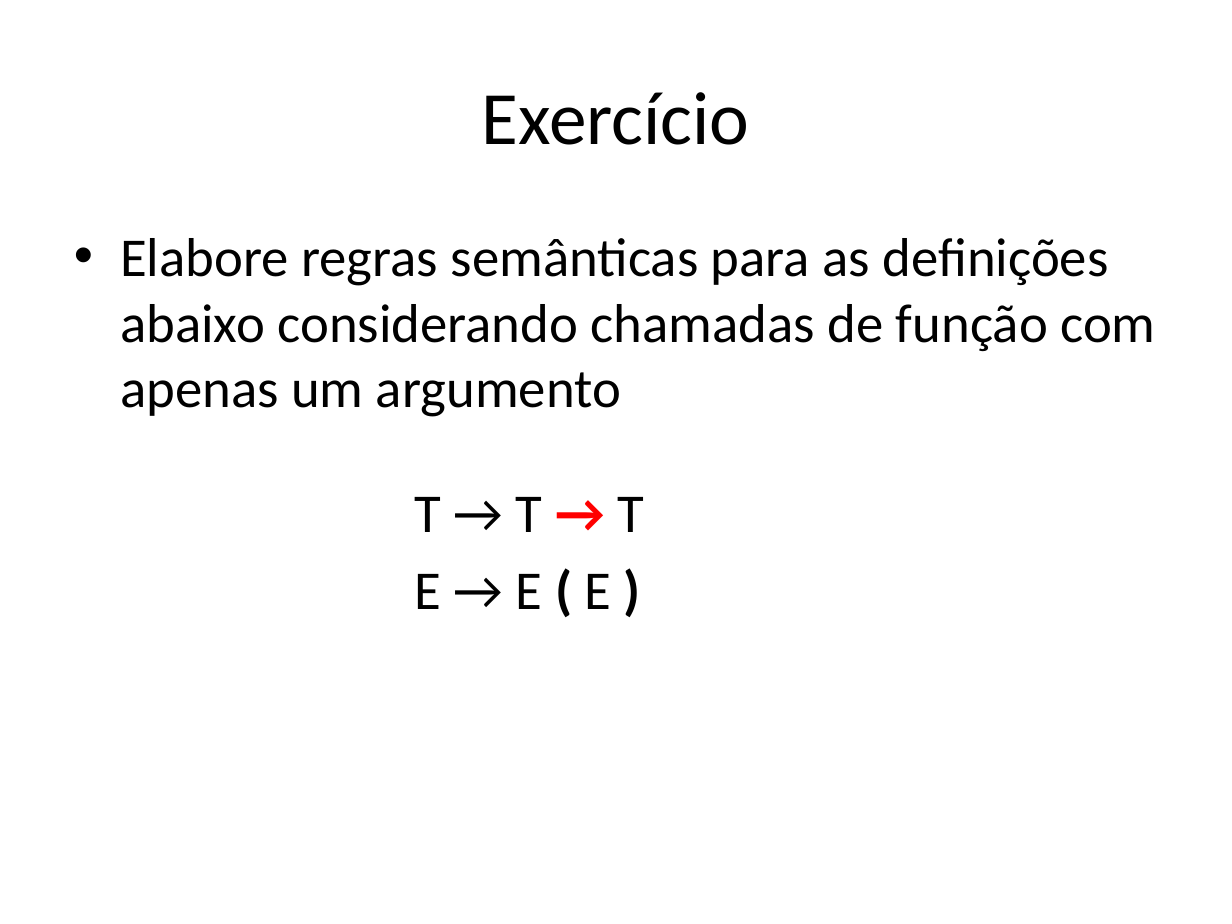
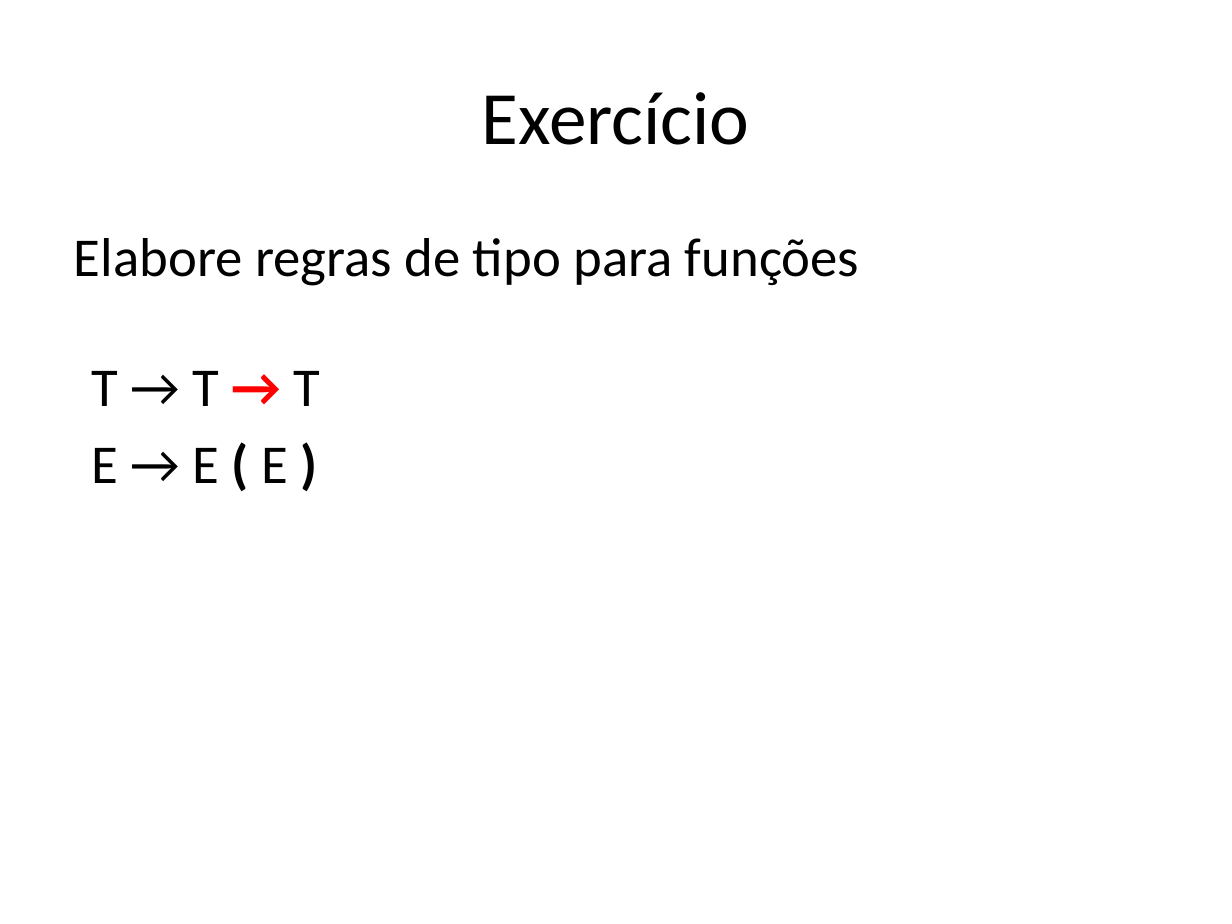
Before and after one commit to damorim/compilers-cin, a slide deck: slide 20 of slides-aulas/analise-semantica.pptx. Drawn at 1232x924 pixels with LibreOffice and Linux fonts; fonts in the diff are those of the drawing. Boxes give left, top, right and bottom in pixels: in the first picture for what was removed or moved away, otherwise in the second. Text is boxed around its words. In the diff, an @@ line names an element or a change of style, - is before the commit and + after.

```diff
--- a/slides-aulas/analise-semantica.pptx
+++ b/slides-aulas/analise-semantica.pptx
@@ text at (74, 238, 859, 286): text changed @@
-• Elabore regras semânticas para as definições abaixo considerando chamadas de função com apenas um argumento
+Elabore regras de tipo para funções
@@ text "T → T → T": place and size @@
-text "T → T → T" at (415, 497, 644, 609)
+text "T → T → T" at (91, 371, 321, 483)
```
Also in this commit, not shown: 17 other slides changed, 1 slide added, 1 other file.
